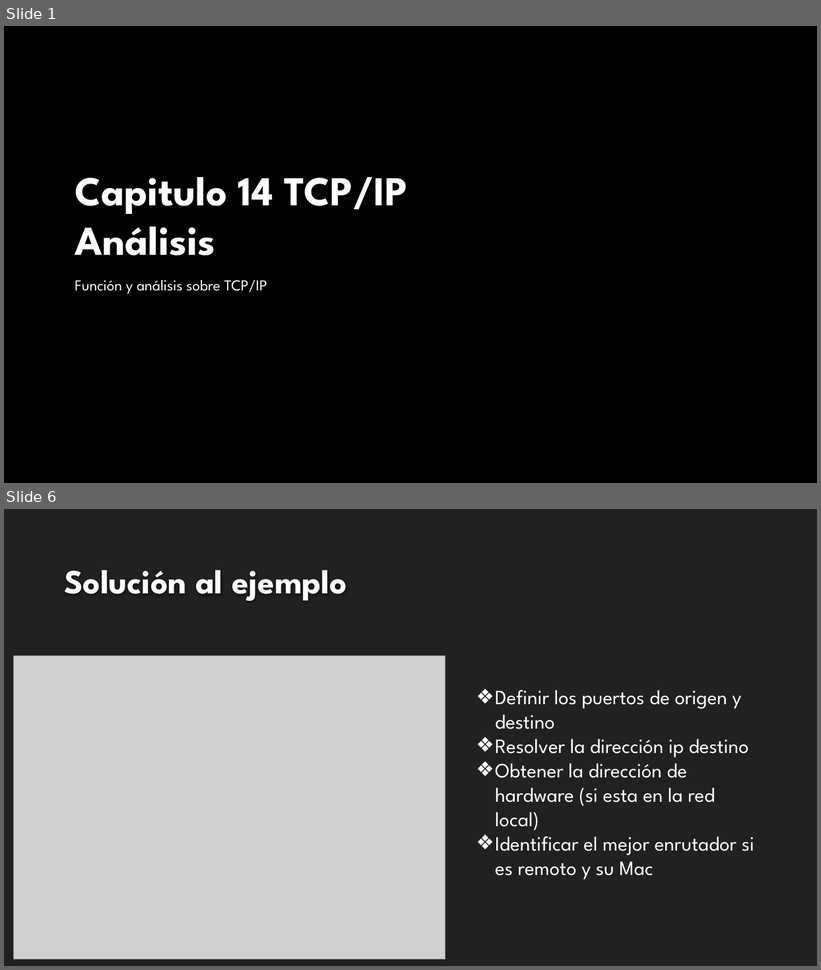
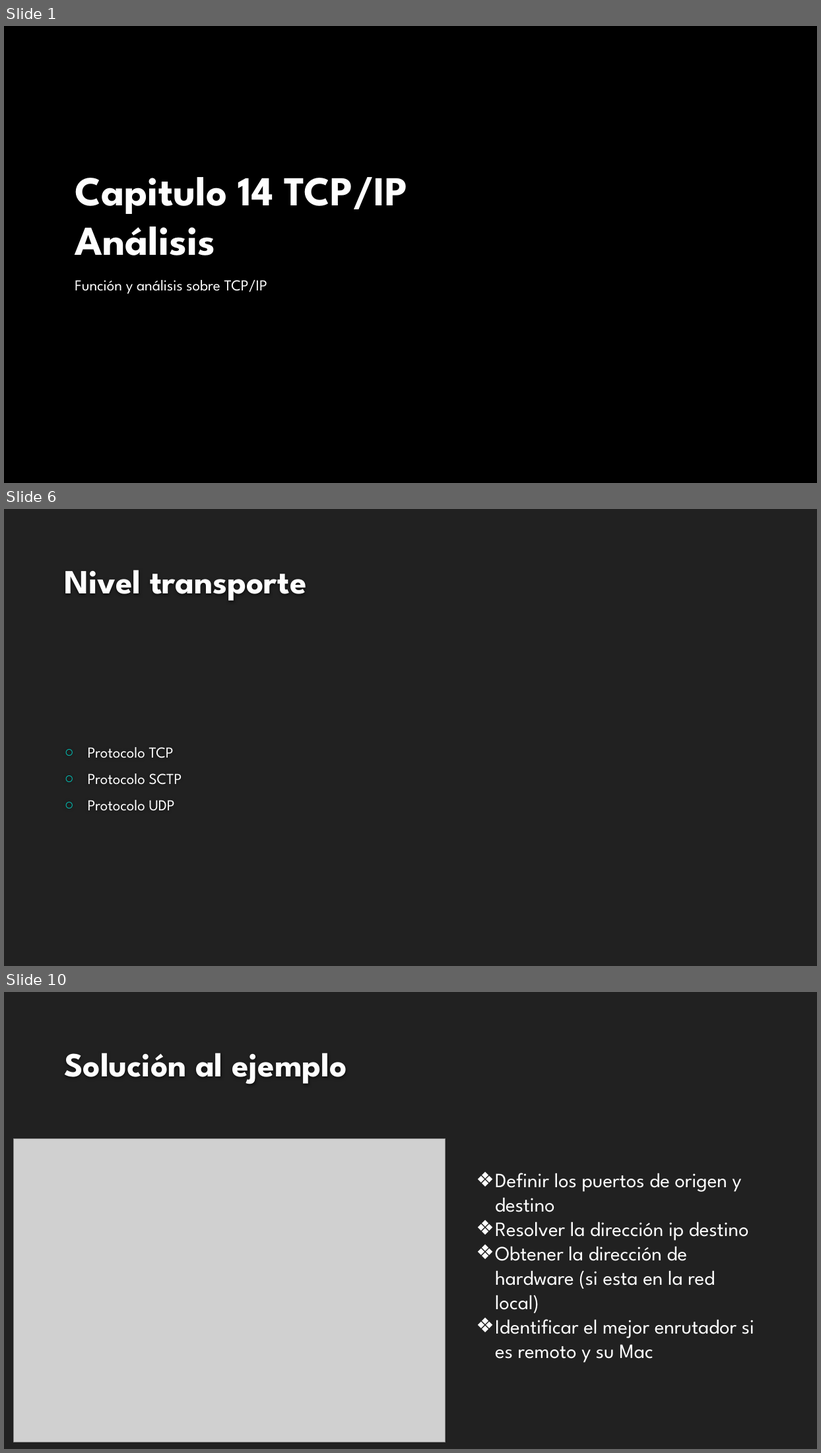
Before and after one commit to Omar-Vazquez-C/Tareas-Telecom, a slide deck: Presentacion Chapter 14 Vazquez Canto Andres.pptx. Shown one above the other, each under a label of ours: slides 1 and 6 before the commit, slides 1, 6 and 10 after it; the slides between them are not shown. The pictures are 821x970 and 821x1453 pixels, drawn with LibreOffice and Linux fonts; fonts in the diff are those of the drawing; grey boxes stand for pictures; background and template pictures are left out. Boxes give left, top, right and bottom in pixels: in the first picture for what was removed or moved away, otherwise in the second. Text is boxed around its words. In the diff, an @@ line names an element or a change of style, - is before the commit and + after.

```diff
--- a/Presentacion Chapter 14 Vazquez Canto Andres.pptx
+++ b/Presentacion Chapter 14 Vazquez Canto Andres.pptx
@@ slide 6 added at box(4, 509, 817, 966), background #212121 @@
@@ title added at box(64, 570, 307, 601), 40 pt, text #FEFEFE, bold @@
+Nivel transporte
@@ text added at box(88, 747, 182, 811), 18 pt, text #FFFFFF @@
+○ Protocolo TCP
+○ Protocolo SCTP
+○ Protocolo UDP
@@ what was slide 6 is now slide 10 @@
```
Also in this commit, not shown: 3 slides changed, 4 other slides added, 9 slides removed.
